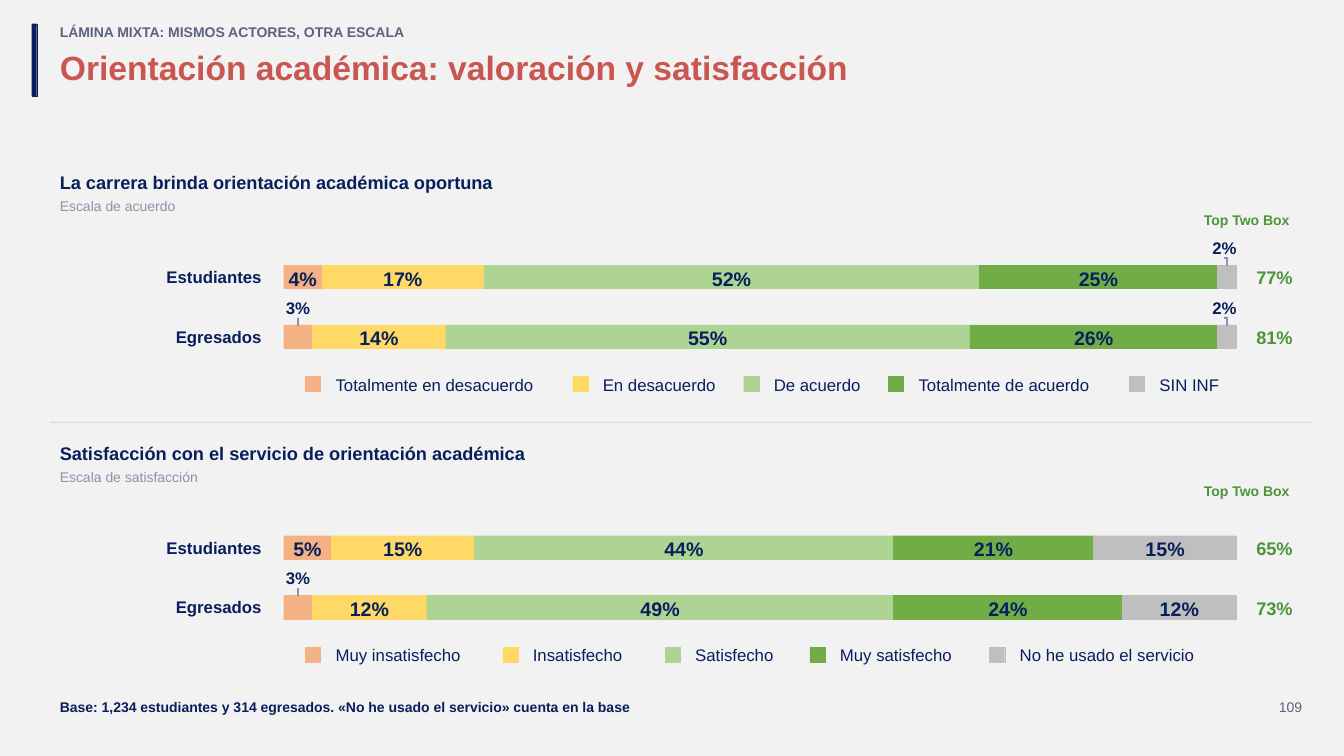
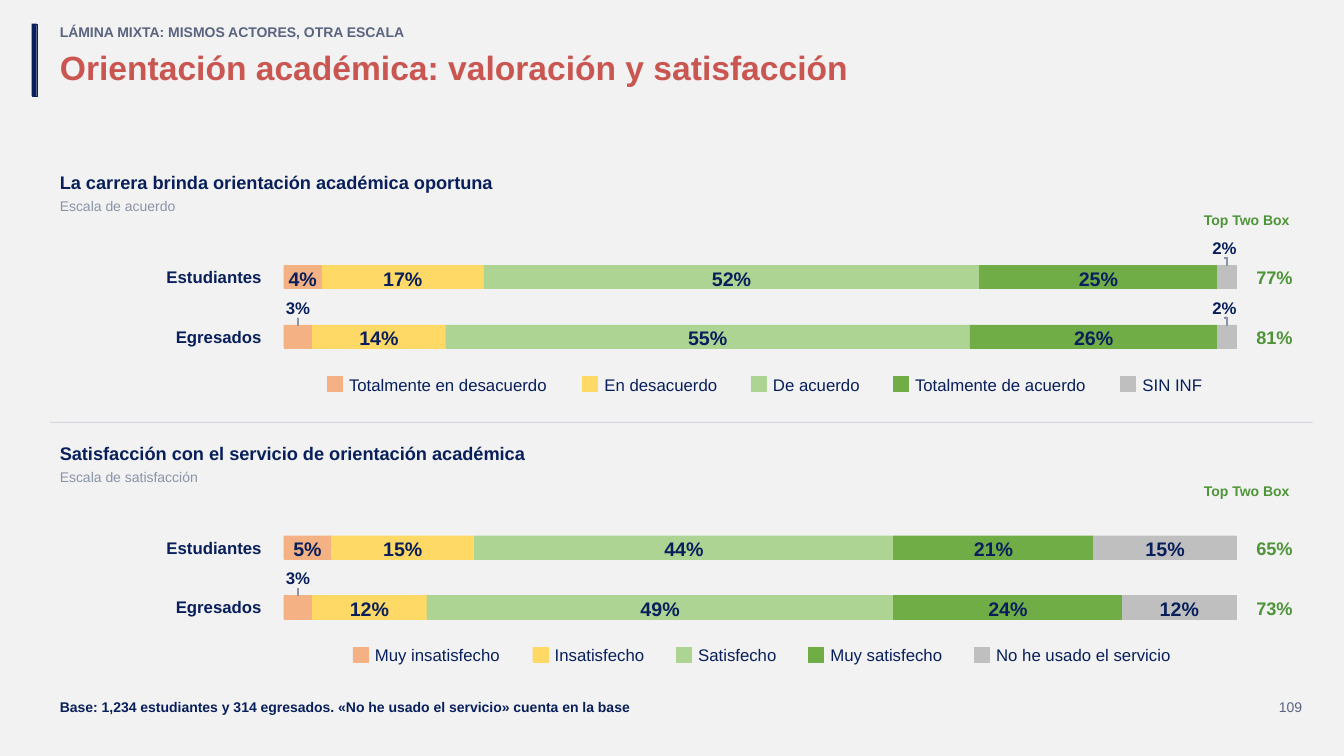
Before and after one commit to GonzaloAlmendariz/prosecnur-app, a slide deck: slide 109 of docs/qa/motor-ppt-2026-10-06/4-recetario/recetario-moderna.pptx. Drawn at 1344x756 pixels with LibreOffice and Linux fonts; fonts in the diff are those of the drawing; background and template pictures are left out. Boxes give left, top, right and bottom in pixels: in the first picture for what was removed or moved away, otherwise in the second. Text is boxed around its words. In the diff, an @@ line names an element or a change of style, - is before the commit and + after.

```diff
--- a/docs/qa/motor-ppt-2026-10-06/4-recetario/recetario-moderna.pptx
+++ b/docs/qa/motor-ppt-2026-10-06/4-recetario/recetario-moderna.pptx
@@ rectangle: place and size @@
-rectangle at (306, 376, 321, 391)
+rectangle at (327, 376, 342, 391)
@@ text "Totalmente en desacuerdo": place and size @@
-text "Totalmente en desacuerdo" at (336, 379, 534, 391)
+text "Totalmente en desacuerdo" at (349, 379, 547, 391)
@@ rectangle: place and size @@
-rectangle at (573, 376, 588, 391)
+rectangle at (583, 376, 598, 391)
@@ rectangle: place and size @@
-rectangle at (744, 376, 759, 391)
+rectangle at (751, 376, 766, 391)
@@ rectangle: place and size @@
-rectangle at (888, 376, 903, 391)
+rectangle at (893, 376, 908, 391)
@@ text "Totalmente de acuerdo": place and size @@
-text "Totalmente de acuerdo" at (919, 379, 1090, 391)
+text "Totalmente de acuerdo" at (915, 379, 1086, 391)
@@ rectangle: place and size @@
-rectangle at (1129, 376, 1144, 391)
+rectangle at (1121, 376, 1136, 391)
@@ text "SIN INF": place and size @@
-text "SIN INF" at (1159, 379, 1219, 391)
+text "SIN INF" at (1142, 379, 1202, 391)
@@ rectangle: place and size @@
-rectangle at (306, 647, 321, 662)
+rectangle at (353, 647, 368, 662)
@@ text "Muy insatisfecho": place and size @@
-text "Muy insatisfecho" at (336, 649, 461, 665)
+text "Muy insatisfecho" at (375, 649, 500, 665)
@@ rectangle: place and size @@
-rectangle at (503, 647, 518, 662)
+rectangle at (532, 647, 547, 662)
@@ text "Insatisfecho": place and size @@
-text "Insatisfecho" at (533, 649, 622, 661)
+text "Insatisfecho" at (555, 649, 644, 661)
@@ rectangle: place and size @@
-rectangle at (665, 647, 681, 662)
+rectangle at (677, 647, 692, 662)
@@ text "Muy satisfecho": place and size @@
-text "Muy satisfecho" at (840, 649, 951, 665)
+text "Muy satisfecho" at (830, 649, 942, 665)
@@ rectangle: place and size @@
-rectangle at (990, 647, 1005, 662)
+rectangle at (974, 647, 989, 662)
@@ text "No he usado el servicio": place and size @@
-text "No he usado el servicio" at (1020, 649, 1194, 661)
+text "No he usado el servicio" at (996, 649, 1171, 661)
```
Also in this commit, not shown: 55 other slides changed, 6 other files.
